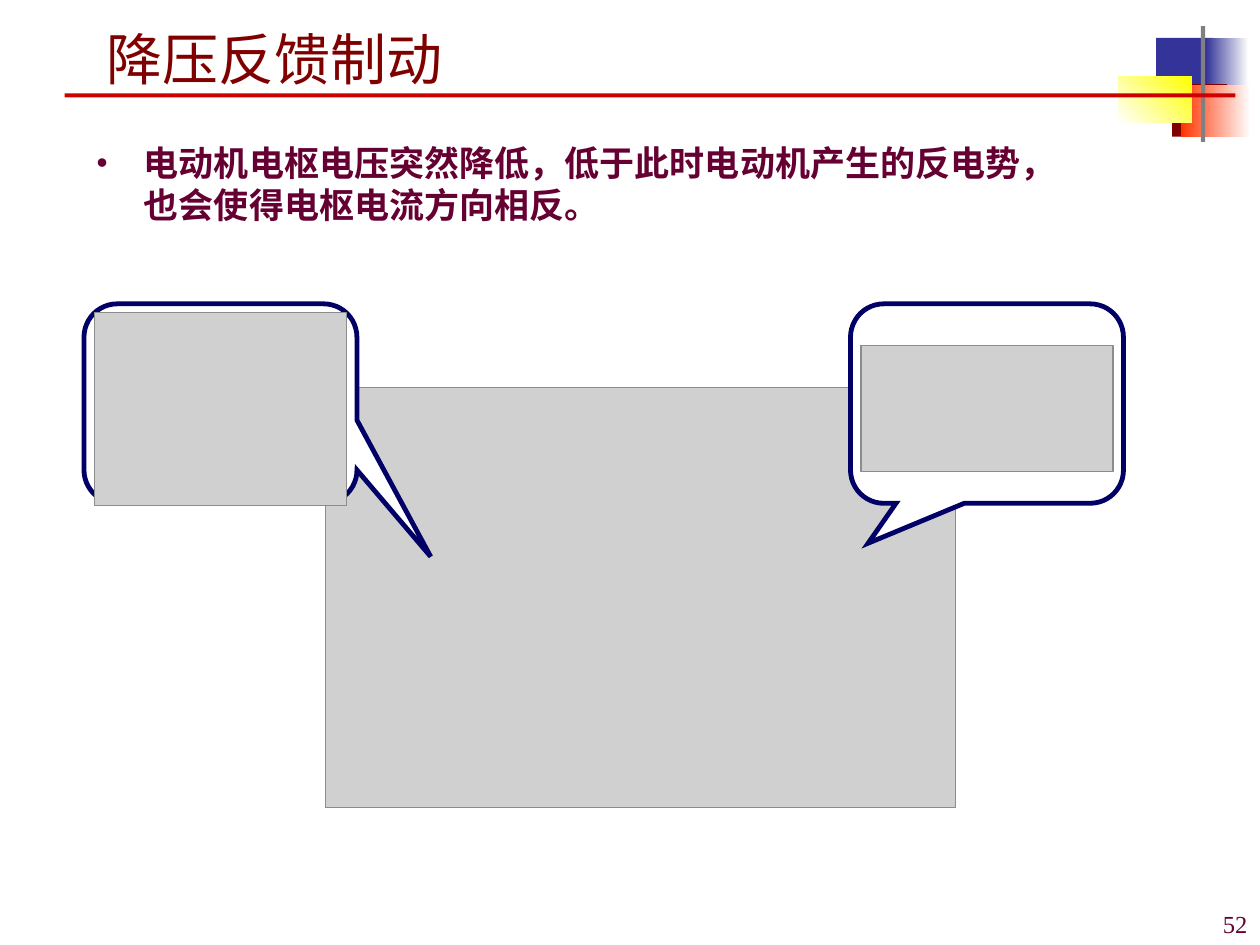
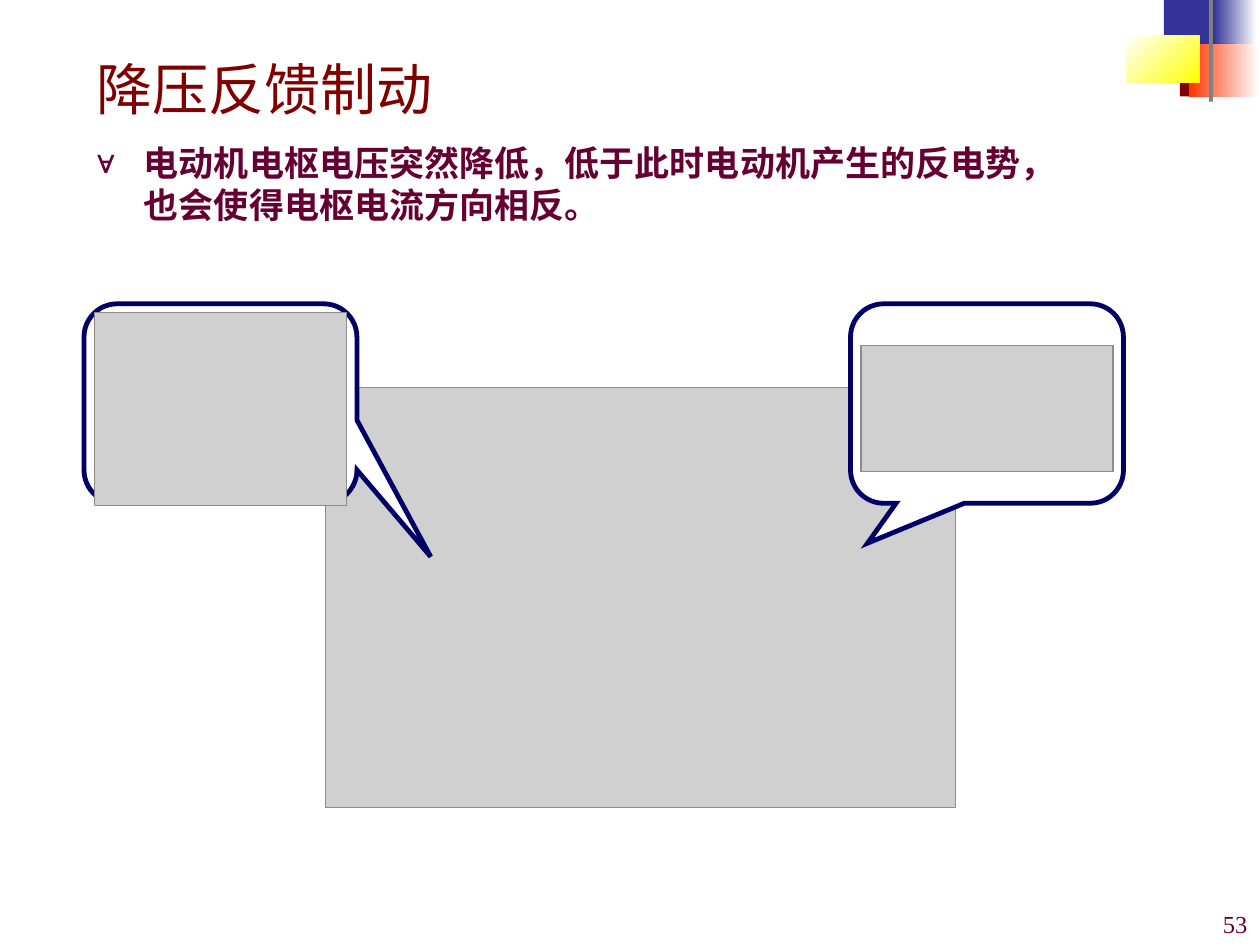
Before and after one commit to origin2007/mechatronic_transmission_control, a slide deck: slide 53 of 课件/机电传动控制3-直流电机.ppt (slide 52 before the commit). Drawn at 1260x945 pixels with LibreOffice and Linux fonts; fonts in the diff are those of the drawing; grey boxes stand for pictures; background and template pictures are left out. Boxes give left, top, right and bottom in pixels: in the first picture for what was removed or moved away, otherwise in the second. Text is boxed around its words. In the diff, an @@ line names an element or a change of style, - is before the commit and + after.

```diff
--- a/课件/机电传动控制3-直流电机.ppt
+++ b/课件/机电传动控制3-直流电机.ppt
@@ 5 rectangles: place and size @@
-5 rectangles at bbox=[1119, 26, 1249, 142]
+5 rectangles at bbox=[1126, 0, 1256, 102]
@@ rectangle at bbox=[1213, 0, 1256, 49]: fill gradient #FFFFFF to #333399 to gradient #333399 to #FFFFFF @@
@@ title "降压反馈制动": place and size @@
-title "降压反馈制动" at bbox=[107, 33, 443, 94]
+title "降压反馈制动" at bbox=[97, 63, 433, 115]
@@ title "降压反馈制动" at bbox=[97, 63, 433, 115]: font Times New Roman to Arial @@
@@ rectangle: place and size @@
-rectangle at bbox=[1181, 84, 1250, 136]
+rectangle at bbox=[1189, 44, 1259, 96]
@@ line removed from (64, 96) to (1235, 96) @@
@@ text "电动机电枢电压突然降低，低于此时电动机产生的反电势，也会使得电枢电流方向相反。" at bbox=[144, 146, 1056, 222]: font Times New Roman to Arial; bullet • to ∀ @@
@@ page number at bbox=[1223, 916, 1248, 934]: text changed @@
-52
+53
```
Also in this commit, not shown: 61 other slides changed, 1 slide added.
